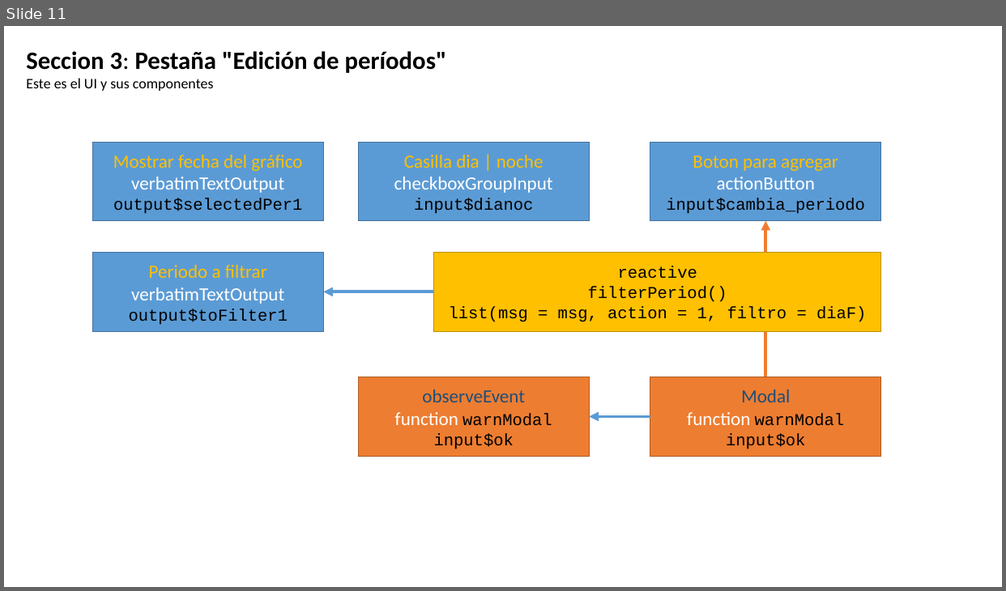
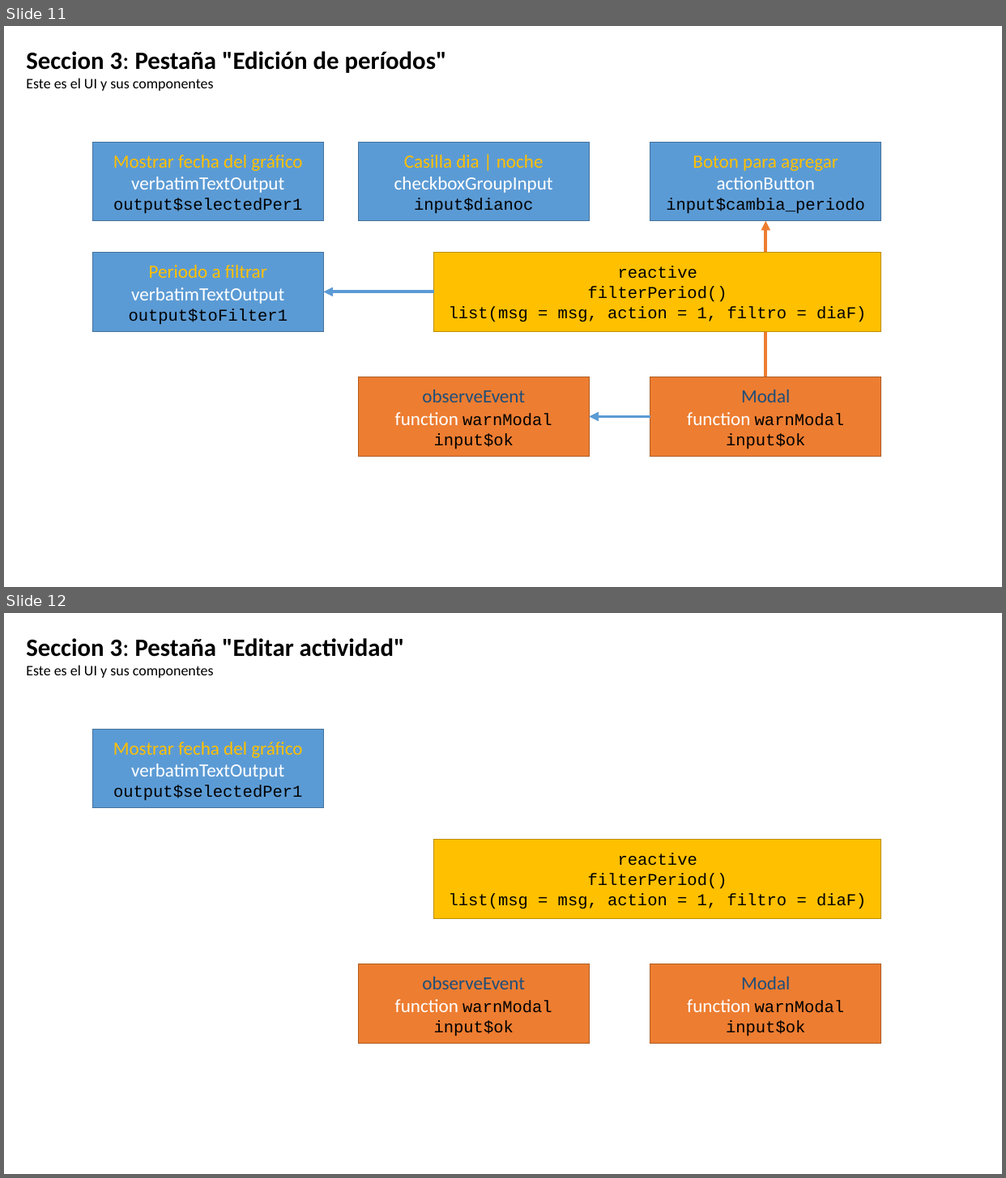
Before and after one commit to olitroski/Actigrafia, a slide deck: flujo edicion.pptx. Shown one above the other, each under a label of ours: slide 11 before the commit, slides 11 and 12 after it. The pictures are 1006x591 and 1006x1178 pixels, drawn with LibreOffice and Linux fonts; fonts in the diff are those of the drawing. Boxes give left, top, right and bottom in pixels: in the first picture for what was removed or moved away, otherwise in the second. Text is boxed around its words. In the diff, an @@ line names an element or a change of style, - is before the commit and + after.

Commit message:
casi todos los filtros listos
corregido la falta de un estado

```diff
--- a/flujo edicion.pptx
+++ b/flujo edicion.pptx
@@ slide 12 added at (4, 613, 1002, 1174), background #FFFFFF @@
@@ text added at (26, 638, 405, 678), 24 pt, text #000000, bold @@
+Seccion 3: Pestaña "Editar actividad"
+Este es el UI y sus componentes
@@ rectangle added at (92, 729, 323, 808), fill #5B9BD5, outline #43739E 1 pt, 18 pt, text #FFC000 @@
+Mostrar fecha del gráfico
+verbatimTextOutput
+output$selectedPer1
@@ rectangle added at (434, 840, 880, 919), fill #FFC000, outline #BD8E00 1 pt, 16 pt, text #000000 @@
+reactive
+filterPeriod()
+list(msg = msg, action = 1, filtro = diaF)
@@ rectangle added at (358, 964, 589, 1043), fill #ED7D31, outline #AF5C24 1 pt, 18 pt, text #000000 @@
+observeEvent
+function warnModal
+input$ok
@@ rectangle added at (650, 964, 880, 1043), fill #ED7D31, outline #AF5C24 1 pt, 16 pt, text #000000 @@
+Modal
+function warnModal
+input$ok
```
Also in this commit, not shown: 5 slides changed, 20 other files.
